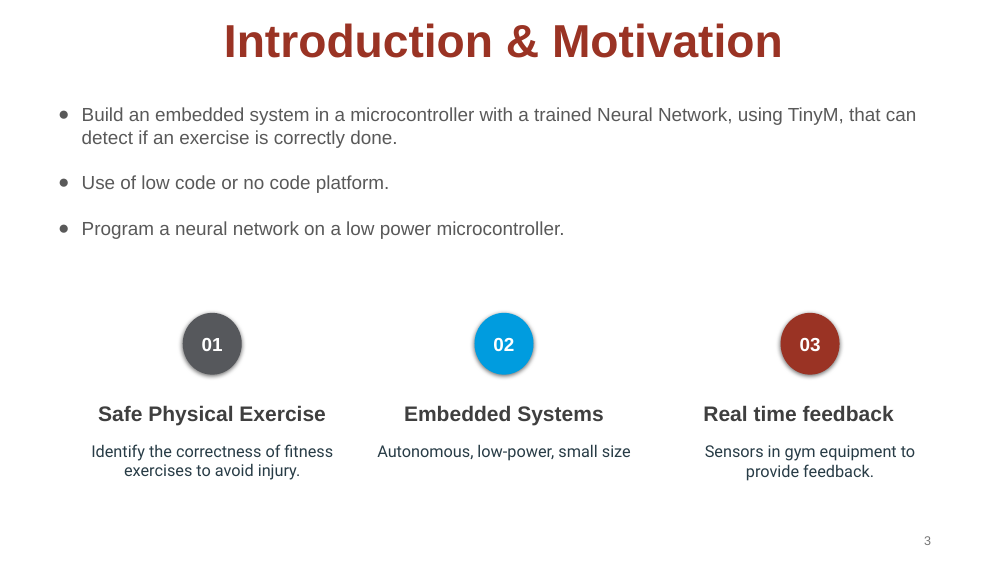
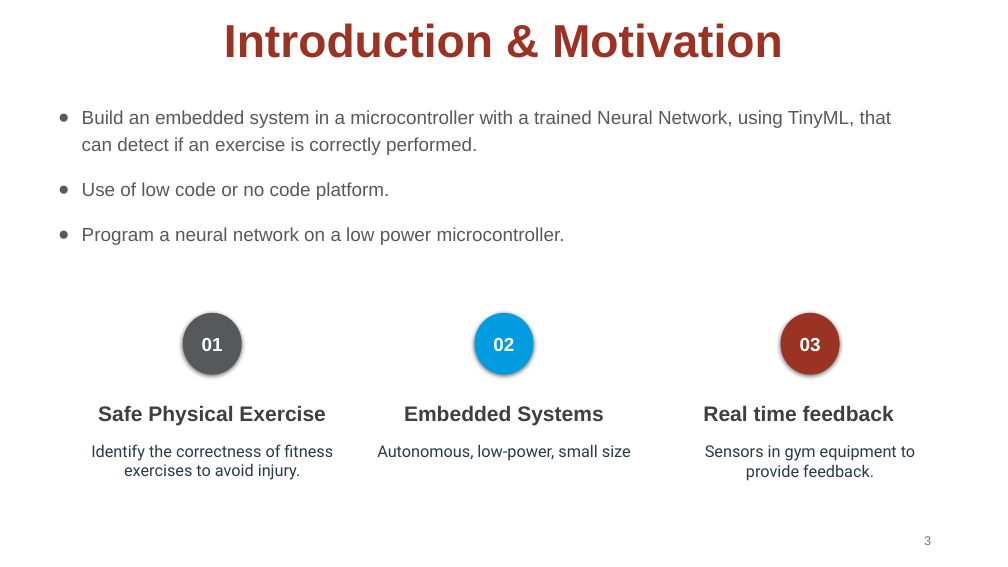
Before and after one commit to osduarte/TESE-MEIC-2324, a slide deck: slide 3 of Relatório intermédio/Apresentação intermédia da TESE_final.pptx. Drawn at 1008x567 pixels with LibreOffice and Linux fonts; fonts in the diff are those of the drawing. Boxes give left, top, right and bottom in pixels: in the first picture for what was removed or moved away, otherwise in the second. Text is boxed around its words. In the diff, an @@ line names an element or a change of style, - is before the commit and + after.

```diff
--- a/Relatório intermédio/Apresentação intermédia da TESE_final.pptx
+++ b/Relatório intermédio/Apresentação intermédia da TESE_final.pptx
@@ text at [82,110,891,155]: text changed @@
-● Build an embedded system in a microcontroller with a trained Neural Network, using TinyM, that can detect if an exercise is correctly done.
+● Build an embedded system in a microcontroller with a trained Neural Network, using TinyML, that can detect if an exercise is correctly performed.
```
Also in this commit, not shown: 6 other slides changed, 1 other file.
